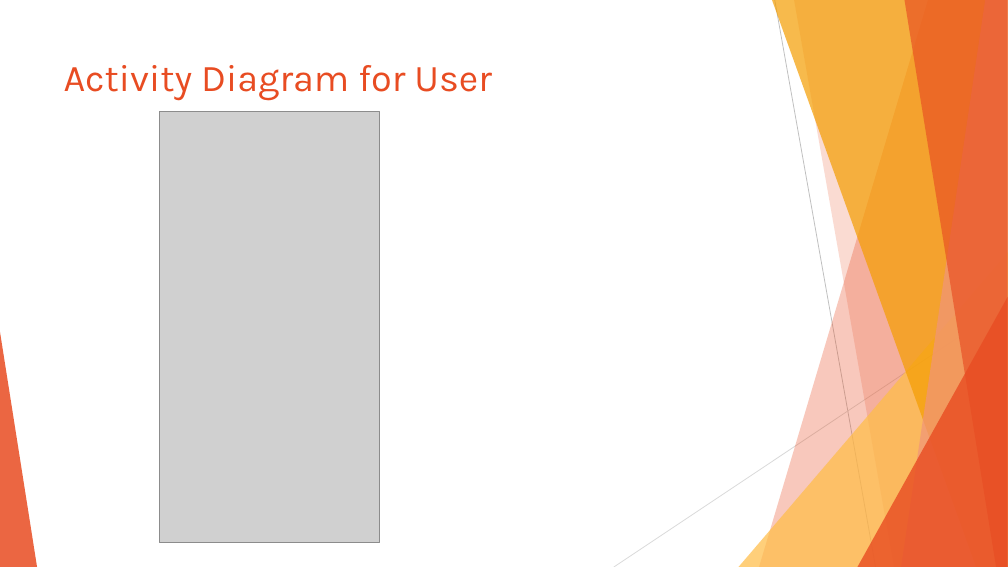
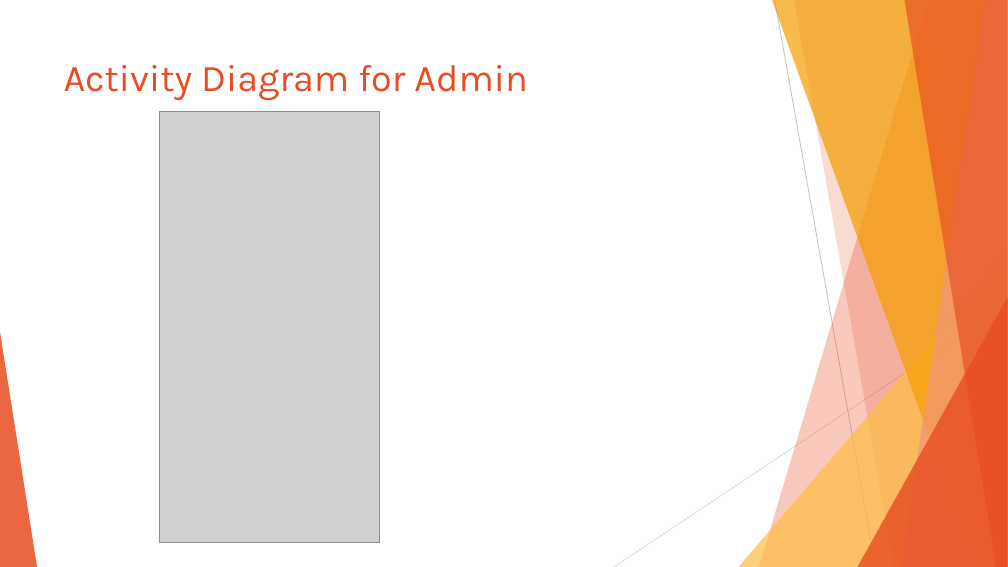
Before and after one commit to preyash2047/Stock_Price_Prediction, a slide deck: slide 23 of Project Presentation/PPT/SPP.pptx. Drawn at 1008x567 pixels with LibreOffice and Linux fonts; fonts in the diff are those of the drawing; grey boxes stand for pictures. Boxes give left, top, right and bottom in pixels: in the first picture for what was removed or moved away, otherwise in the second. Text is boxed around its words. In the diff, an @@ line names an element or a change of style, - is before the commit and + after.

```diff
--- a/Project Presentation/PPT/SPP.pptx
+++ b/Project Presentation/PPT/SPP.pptx
@@ title at (64, 65, 527, 101): text changed @@
-Activity Diagram for User
+Activity Diagram for Admin
```
Also in this commit, not shown: 4 other slides changed, 5 other files.
